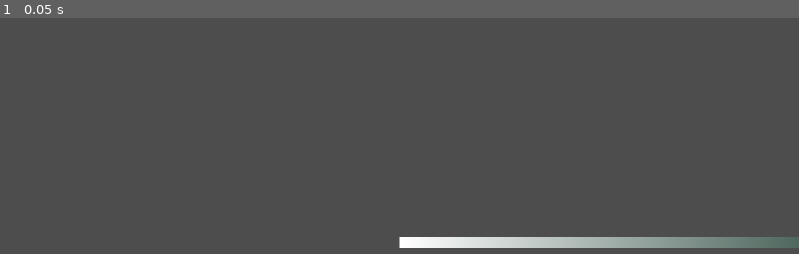
Above: before the commit, frame 1.
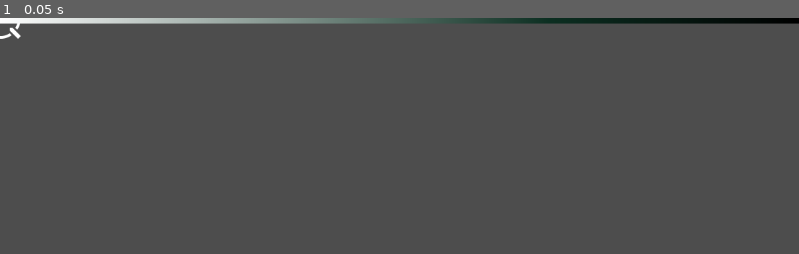
Above: after the commit, the same moment.

Repository: Fox-Alpha/Godot-4-Roguelike-Multiplayer
Game: Godot game, scene res://main.tscn
Two runs of this game, one before a commit and one after it. Both use one fixed random seed, a clock stepped at 60 frames per second and the inputs below. The engine's default icon, where the game draws it, is replaced by a stand-in: a white triangle on a blue panel in a dark square.
Inputs:
- Up to frame 1 (0.05 s): no input

The runs differ from the first frame. In frame 1, 4.7% of the frame differs, in the area x 0-100%, y 0-98%.
Error after the commit: Cannot call method 'get_screen_center_position' on a null value. (res://Player2D.gd:17)

Commit message:
Add: Crosshair to mark screen center

Diff:
--- a/2-prototype-projects/prot_godot_4_3_dev1/main.tscn
+++ b/2-prototype-projects/prot_godot_4_3_dev1/main.tscn
@@ -1,18 +1,21 @@
-[gd_scene load_steps=4 format=3 uid="uid://bua6sjds2wsuc"]
+[gd_scene load_steps=6 format=3 uid="uid://bua6sjds2wsuc"]
 
+[ext_resource type="Script" path="res://Camera2D.gd" id="1_7vgyp"]
 [ext_resource type="PackedScene" uid="uid://lr4rftp7irym" path="res://player_2d.tscn" id="1_qk5qg"]
+[ext_resource type="Texture2D" uid="uid://6yk3kt1wptxy" path="res://crosshair094.png" id="2_0tjfq"]
 [ext_resource type="PackedScene" uid="uid://jxpy0gxflxqp" path="res://wall.tscn" id="2_2gr21"]
 [ext_resource type="Script" path="res://Walls.gd" id="2_wqtgl"]
 
 [node name="Main" type="Node2D"]
 
-[node name="Camera2D" type="Camera2D" parent="."]
-
 [node name="Player2D" parent="." instance=ExtResource("1_qk5qg")]
 visible = false
 
+[node name="Crosshair094" type="Sprite2D" parent="."]
+scale = Vector2(0.5, 0.5)
+texture = ExtResource("2_0tjfq")
+script = ExtResource("1_7vgyp")
+
 [node name="Walls" type="Node" parent="."]
 script = ExtResource("2_wqtgl")
-
-[node name="Wall" parent="Walls" instance=ExtResource("2_2gr21")]
-position = Vector2(576, 0)
+walls = Array[PackedScene]([ExtResource("2_2gr21"), ExtResource("2_2gr21"), ExtResource("2_2gr21"), ExtResource("2_2gr21")])
Binary file added: 2-prototype-projects/prot_godot_4_3_dev1/crosshair094.png
Not shown, added: 2-prototype-projects/prot_godot_4_3_dev1/crosshair094.png.import
